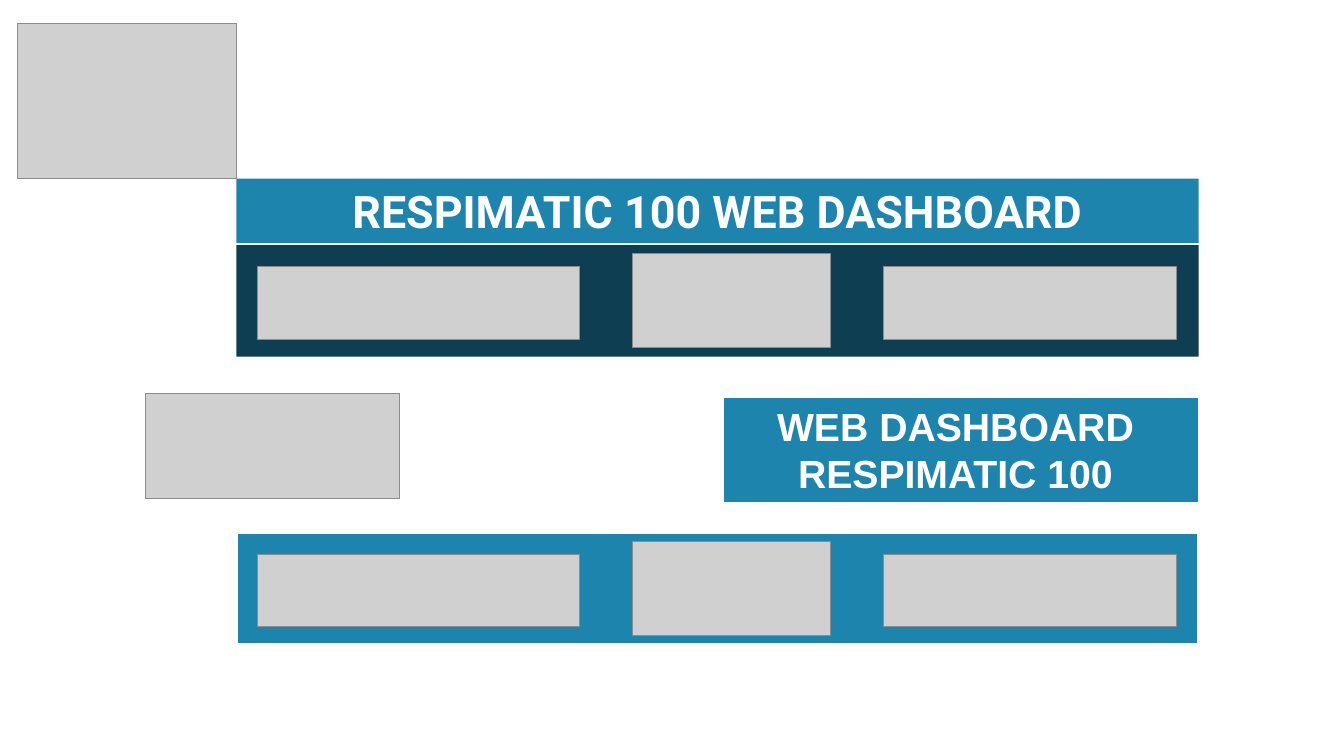
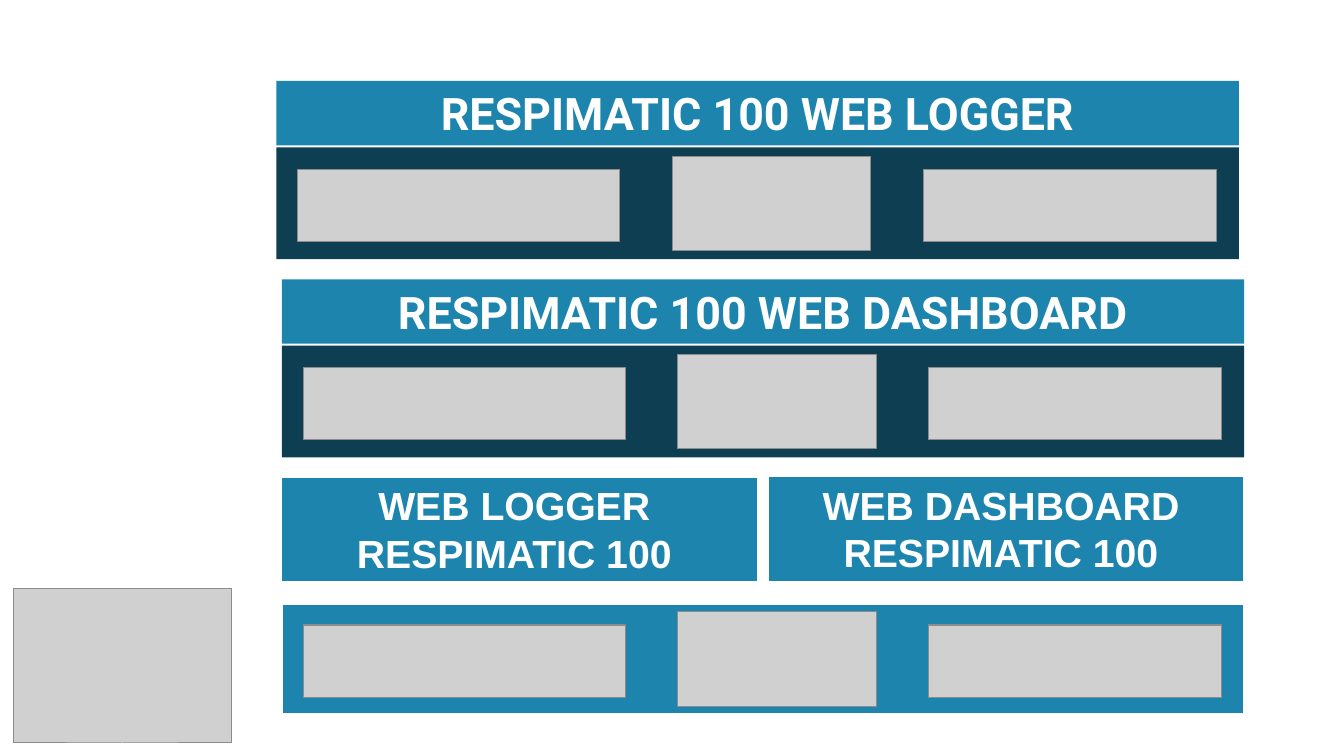
Before and after one commit to sunilmeister/sunilmeister.github.io, a slide deck: slide 1 of Logo.pptx. Drawn at 1344x756 pixels with LibreOffice and Linux fonts; fonts in the diff are those of the drawing; grey boxes stand for pictures. Boxes give left, top, right and bottom in pixels: in the first picture for what was removed or moved away, otherwise in the second. Text is boxed around its words. In the diff, an @@ line names an element or a change of style, - is before the commit and + after.

```diff
--- a/Logo.pptx
+++ b/Logo.pptx
@@ rectangle "RESPIMATIC 100 WEB LOGGER": place and size @@
-rectangle "RESPIMATIC 100 WEB LOGGER" at <box>236,178,1199,243</box>
+rectangle "RESPIMATIC 100 WEB LOGGER" at <box>276,81,1239,145</box>
@@ text in rectangle at <box>441,97,1074,131</box>: text changed @@
-RESPIMATIC 100 WEB DASHBOARD
+RESPIMATIC 100 WEB LOGGER
@@ 3 pictures, 1 rectangle: place and size @@
-3 pictures, 1 rectangle at <box>236,245,1199,357</box>
+3 pictures, 1 rectangle at <box>276,147,1239,259</box>
@@ group added at <box>282,279,1245,458</box>: 3 pictures, 2 rectangles @@
+RESPIMATIC 100 WEB DASHBOARD
@@ picture removed at <box>145,394,399,499</box> @@
@@ rectangle added at <box>282,477,758,582</box>, fill #1D85AD, outline #FFFFFF 1 pt, 28 pt, text #FFFFFF, bold @@
+WEB LOGGER
+RESPIMATIC 100
@@ rectangle "WEB DASHBOARD": place and size @@
-rectangle "WEB DASHBOARD" at <box>723,398,1199,503</box>
+rectangle "WEB DASHBOARD" at <box>768,477,1244,582</box>
@@ picture: place and size @@
-picture at <box>18,24,237,178</box>
+picture at <box>13,589,232,743</box>
@@ 3 pictures, 1 rectangle: place and size @@
-3 pictures, 1 rectangle at <box>236,532,1199,644</box>
+3 pictures, 1 rectangle at <box>282,603,1245,715</box>
```
Also in this commit, not shown: 9 other files.
